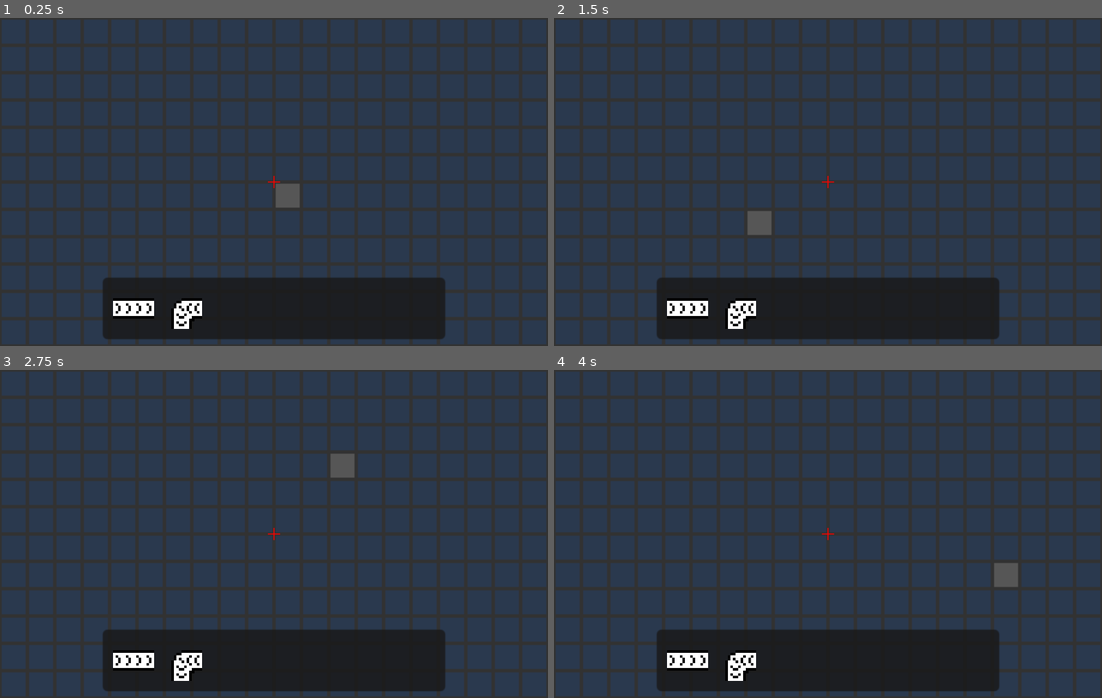
Above: before the commit, frames 1-4 (two rows, left to right).
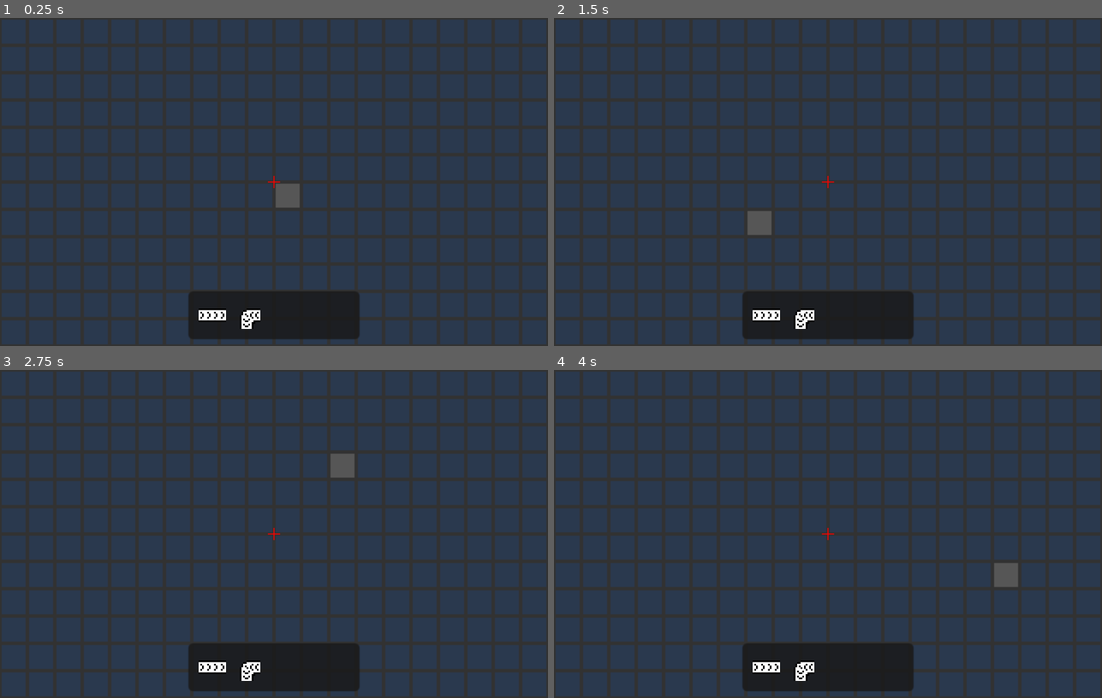
Above: after the commit, the same moments.

Repository: IShaLinI/FactoryGame
Game: Godot game, scene res://scenes/game.tscn
Same seed, same stepped clock (60 frames per second), same inputs: the game is played once before the commit and once after it.
Inputs (mouse positions are in pixels of both pictures, inside the frame that each line leads up to):
- Up to frame 1 (0.25 s): no input
- Up to frame 2 (1.5 s): tap Enter at 0.5 s; move the mouse to (948, 165) at 0.52 s; click (948, 165) at 0.67 s; tap Space at 1.25 s; drag from (718, 198) to (800, 247) at 1.27 s
- Up to frame 3 (2.75 s): tap Enter at 2 s; move the mouse to (328, 461) at 2.02 s; click (328, 461) at 2.17 s
- Up to frame 4 (4 s): tap Space at 2.75 s; drag from (800, 599) to (663, 484) at 2.77 s; tap Enter at 3.5 s; move the mouse to (992, 583) at 3.52 s; click (992, 583) at 3.67 s

The runs differ from the first frame. In frame 1, 6.5% of the frame differs, in the area x 18-82%, y 79-98%; in frame 2, 6.5%; in frame 3, 6.5%; in frame 4, 6.5%.

Commit message:
ui scales but is jittery. I think i have to rework the way map zoom works

Diff:
--- a/project.godot
+++ b/project.godot
@@ -19,6 +19,7 @@
 
 window/size/viewport_width=1280
 window/size/viewport_height=768
+window/size/resizable=false
 
 [rendering]
 
--- a/scenes/game.tscn
+++ b/scenes/game.tscn
@@ -33,11 +33,18 @@
 texture = ExtResource("2_y8jgr")
 
 [node name="PanelContainer" type="PanelContainer" parent="Camera"]
-offset_left = -100.0
-offset_top = 56.0
-offset_right = 100.0
+anchors_preset = 7
+anchor_left = 0.5
+anchor_top = 1.0
+anchor_right = 0.5
+anchor_bottom = 1.0
+offset_left = -50.0
+offset_top = 64.0
+offset_right = 50.0
 offset_bottom = 92.0
-pivot_offset = Vector2(100, 0)
+grow_horizontal = 2
+grow_vertical = 0
+pivot_offset = Vector2(50, 0)
 
 [node name="Tiles" type="ItemList" parent="Camera/PanelContainer"]
 z_index = 1
@@ -45,7 +52,6 @@
 allow_search = false
 auto_height = true
 max_columns = 2
-icon_scale = 1.5
 script = ExtResource("3_hpmsn")
 
 [node name="Grids" type="Node" parent="."]
--- a/scripts/tiles.gd
+++ b/scripts/tiles.gd
@@ -37,6 +37,8 @@
 	atlas_source.create_tile(Vector2i(3,0))
 	tileset.add_source(atlas_source,0)
 
+
+	item_list.focus_mode = FocusMode.FOCUS_NONE
 	item_list.add_icon_item(atlas_to_texture2d(get_tile_texture(Vector2i(2,0),0)))
 	item_list.add_icon_item(atlas_to_texture2d(get_tile_texture(Vector2i(3,0),0)))
 
@@ -44,14 +46,7 @@
 
 func _process(delta):
 
-	var standard_container_size = Vector2(800,144)
-
-	print("Camera Zoom:" + str(camera.zoom))
-	print("Container Size" + str(ui_container.size))
-
 	ui_container.scale = Vector2(4,4) / camera.zoom
-
-	#item_list.icon_scale = 6 / camera.zoom.x
-	#ui_container.set_size(standard_container_size/camera.zoom)
+	ui_container.position.y = snapped(256 / camera.zoom.x, 0.5)
 
 	pass
